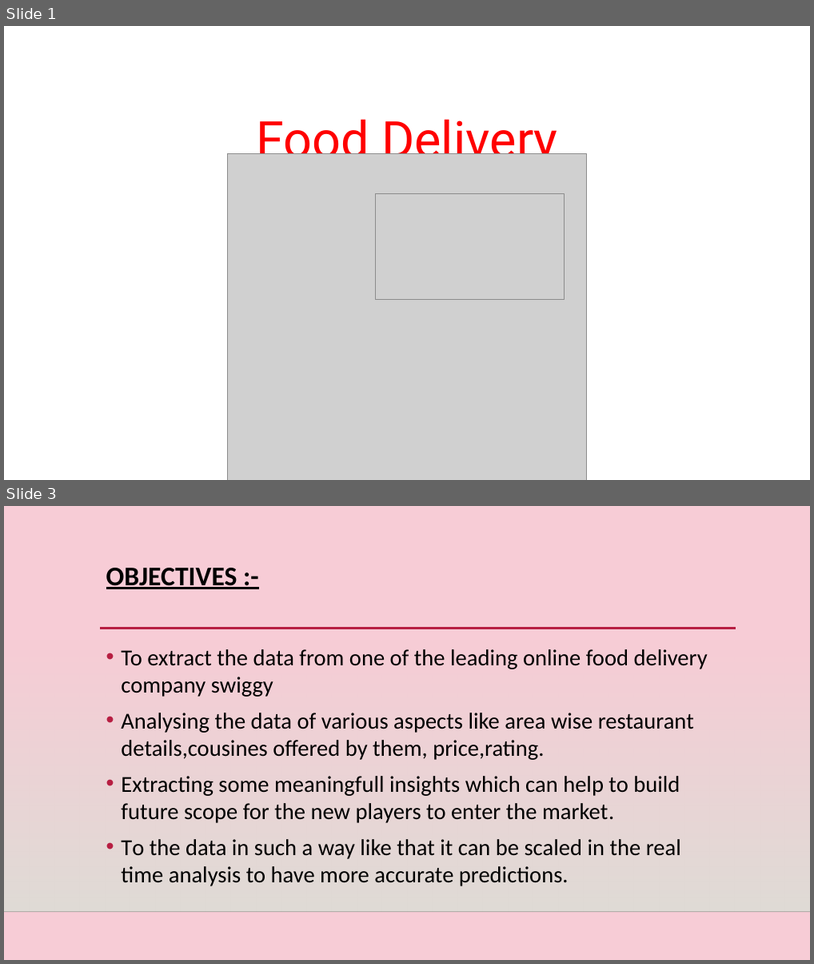
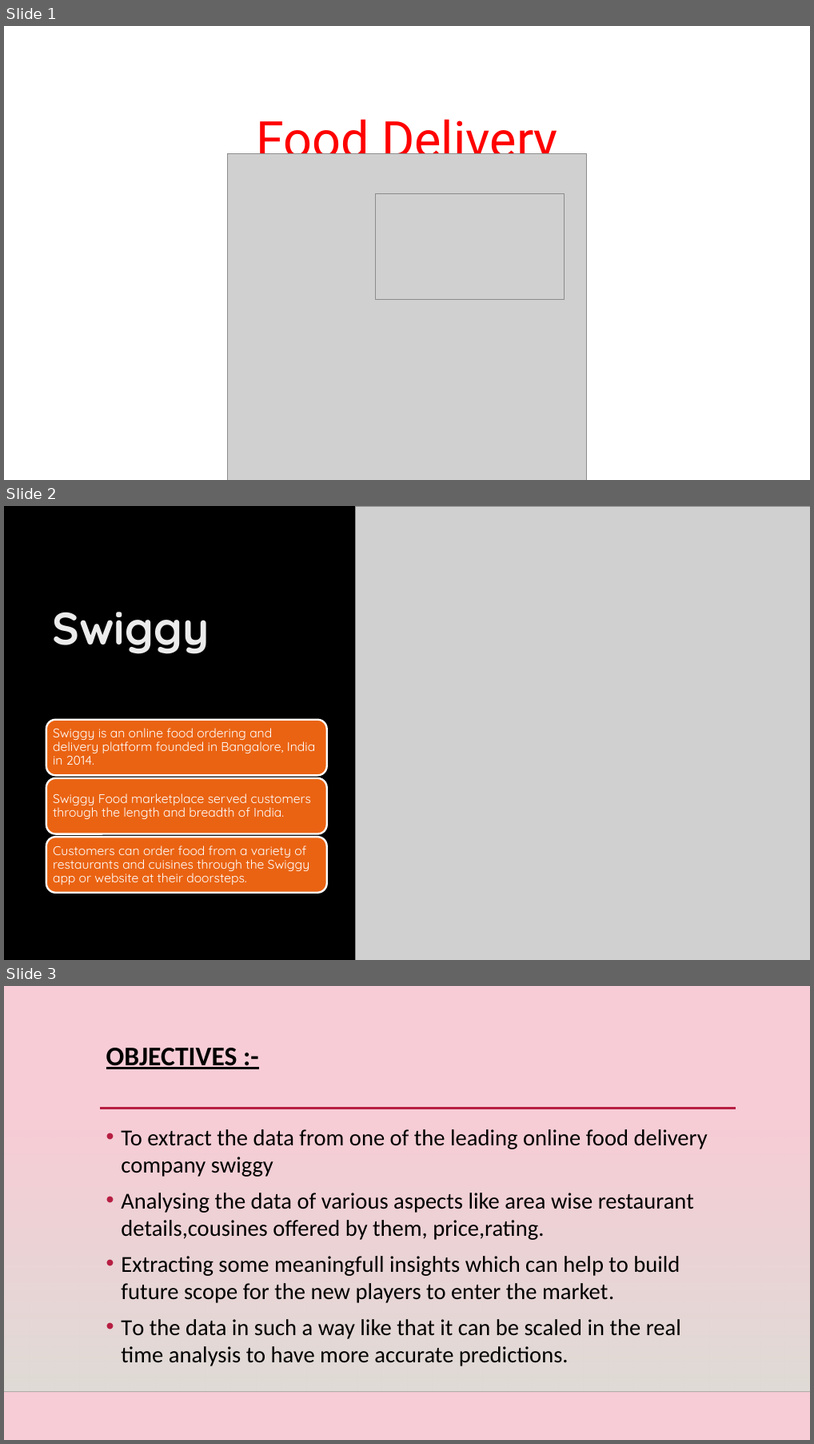
Before and after one commit to connectsoumyaroy/Swiggy-Case-Study, a slide deck: swiggy.pptx. Shown one above the other, each under a label of ours: slides 1 and 3 before the commit, slides 1, 2 and 3 after it; the slides between them are not shown. The pictures are 814x964 and 814x1444 pixels, drawn with LibreOffice and Linux fonts; fonts in the diff are those of the drawing; grey boxes stand for pictures; background and template pictures are left out. Boxes give left, top, right and bottom in pixels: in the first picture for what was removed or moved away, otherwise in the second. Text is boxed around its words. In the diff, an @@ line names an element or a change of style, - is before the commit and + after.

Commit message:
modified

```diff
--- a/swiggy.pptx
+++ b/swiggy.pptx
@@ slide 2 added at <box>4,506,810,960</box>, background #000000 @@
@@ picture added at <box>355,506,810,960</box> @@
@@ rectangle added at <box>694,506,740,582</box>, fill #B01513 @@
@@ title added at <box>52,612,209,654</box>, 54 pt, text #EBEBEB, bold @@
+Swiggy
@@ group added at <box>46,720,327,892</box>: 3 rounded rectangles, 3 texts @@
+Swiggy is an online food ordering and delivery platform founded in Bangalore, India in 2014.
+Swiggy Food marketplace served customers through the length and breadth of India.
+Customers can order food from a variety of restaurants and cuisines through the Swiggy app or website at their doorsteps.
```
Also in this commit, not shown: 1 slide removed.
